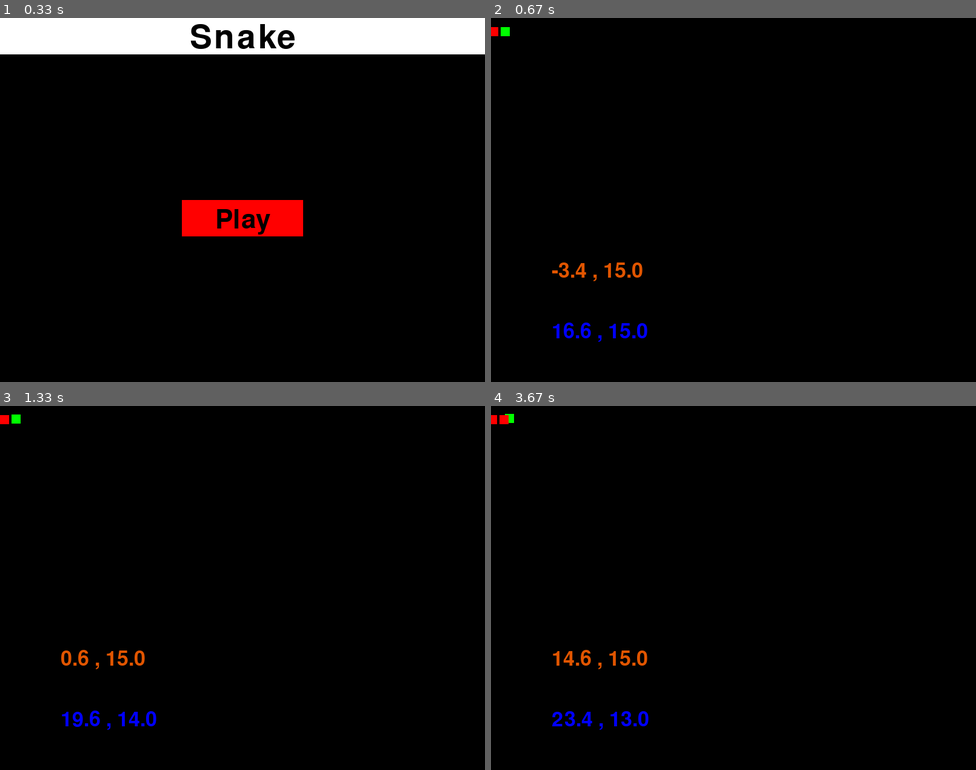
Above: before the commit, frames 1-4 (two rows, left to right).
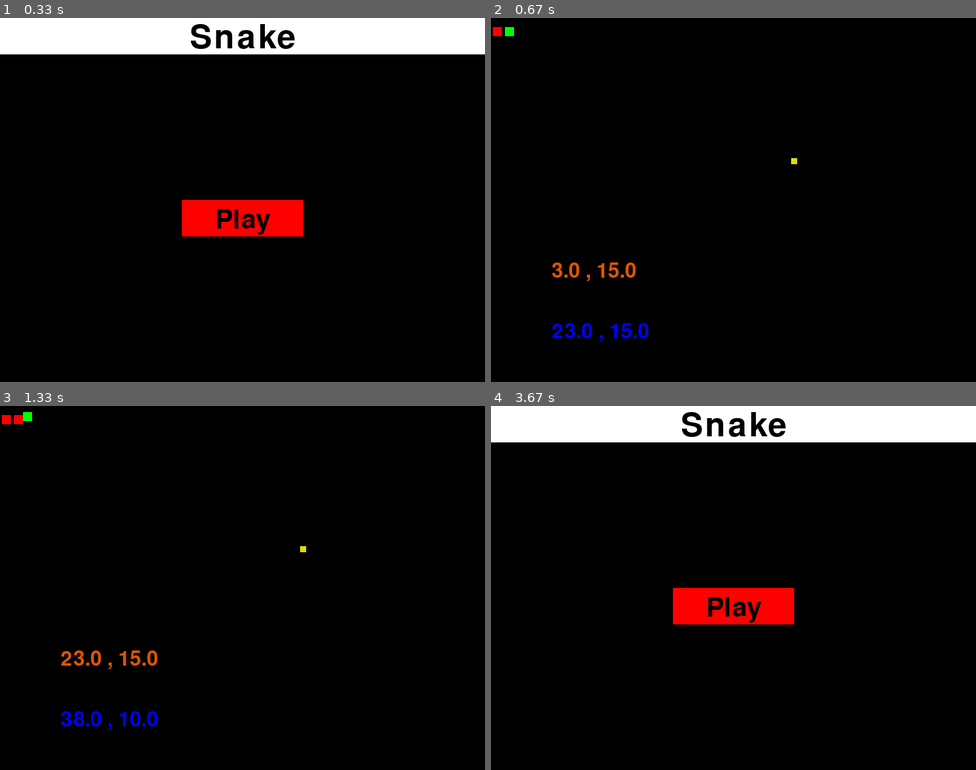
Above: after the commit, the same moments.

Repository: charlesr-245/SnakePygameTest
Game: pygame game, started from Snake/__init__.py
The game is run twice, just before and just after one commit, with the same random seed, the same clock (stepped at 60 frames per second) and the same inputs.
Inputs:
- Up to frame 1 (0.33 s): no input
- Up to frame 2 (0.67 s): click "Play" at 0.38 s
- Up to frame 3 (1.33 s): hold Up from 1.17 s (still down)
- Up to frame 4 (3.67 s): release Up at 1.63 s; hold Right 1.67-2.13 s; hold Down 2.73-3.03 s; hold Left 3.07-3.47 s; hold Up from 3.5 s (still down)

Frame 1 is identical in both runs. In frame 2, 0.8% of the frame differs, in the area x 0-64%, y 2-89%; in frame 3, 0.9%; in frame 4, 12%, in the area x 0-100%, y 0-89%.

Commit message:
Update to collection system
Still needs fixes to the snakeBody so that the new part will spawn directly behind the ahead snakeBody

Diff:
--- a/Snake/LevelObjects.py
+++ b/Snake/LevelObjects.py
@@ -47,7 +47,7 @@
         return False
 
 class Snake(object):
-    def __init__(this, color, size, parts, screen, manager):
+    def __init__(this, color, size, parts, screen, manager, collectable):
         this.manager = manager
         this.color = color
         this.size = size
@@ -58,9 +58,10 @@
         this.lastDirY = 0
         this.dirX = 1
         this.dirY = 0
-        this.speed = 0.1
+        this.speed = 0.5
         this.posToAppend = this.pos
         this.snakeHead = SnakeHead(this)
+        this.collectable = collectable
         this.posArray = [array('f'), array('f'), array('f'), array('f')] #Deprecated, used for pos display
         #this.snakeBody = [SnakeBody(this, i) for i in range(1, this.parts)]
         this.snakeBody = [SnakeBody(this,i) for i in range(1, this.parts)]
@@ -85,10 +86,20 @@
             pos = str(this.posArray[0][0]) + " , " + str(this.posArray[1][0]) + " , " + str(this.posArray[2][0]) + " , " + str(this.posArray[3][0])
             text = this.font.render(pos,1, colors.ORANGE)
             this.screen.blit(text, (200,100,0,0))'''
-
         this.snakeHead.Update(dirX,dirY)
         for i in range (1, this.parts-1):
             this.snakeBody[i].Update(this)
+        this.CheckCollectable()
+
+    def AddPart(this):
+        this.parts+=1
+        this.snakeBody.append(SnakeBody(this,this.parts))
+        this.collectable.ResetPos(this.collectable)
+
+    def CheckCollectable(this):
+        if (this.snakeHead.pos[0]>= this.collectable.pos[0] - this.collectable.size and this.snakeHead.pos[0]<= this.collectable.pos[0] + this.collectable.size):
+            if (this.snakeHead.pos[1]>= this.collectable.pos[1] - this.collectable.size and this.snakeHead.pos[1]<= this.collectable.pos[1] + this.collectable.size):
+                this.AddPart()
 
     def ResetPositions(this):
         this.pos = (this.size,this.size,this.size)
@@ -133,11 +144,16 @@
         this.dirX = snake.dirX
         this.dirY = snake.dirY
         this.speed = snake.speed
-        this.pos = (snake.pos[0]-((i-1)*(this.size+5)),snake.pos[1],this.size,this.size)
+        if (snake.snakeHead.dirX != 0):
+             this.pos = (snake.snakeHead.pos[0]-((i-1)*(this.size+5)*snake.snakeHead.dirX),snake.snakeHead.pos[1],this.size,this.size)
+        else:
+             this.pos = (snake.snakeHead.pos[0],snake.snakeHead.pos[1]-((i-1)*(this.size+5)*snake.snakeHead.dirY),this.size,this.size)
         this.font = pygame.font.Font(None,50)
         this.posArray = [array('f'), array('f'), array('f'), array('f')]
+        if (i > 5):
+            this.posArray = snake.snakeBody[i-1].posArray
         this.manager = snake.manager
-        print(this.part)
+        #print(this.part)
     def Update(this, snake):
         #snake.snakeBody.append(SnakeBody(this,8))
         if (len(this.posArray[0]) != 0):
@@ -191,6 +207,9 @@
     def __init__(this, screen):
         this.size = 10
         this.screen = screen
-        this.pos = (random.randint(0,800), random.randint(0,600),this.size,this.size)
+        this.pos = (random.randint(0,780), random.randint(0,580),this.size,this.size)
+        #this.pos = (40,40,this.size,this.size)
     def Update(this):
         pygame.draw.rect(this.screen,colors.YELLOW,this.pos)
+    def ResetPos(snake, collectable):
+        collectable.pos = (random.randint(0,780), random.randint(0,580),collectable.size,collectable.size)
--- a/Snake/Levels.py
+++ b/Snake/Levels.py
@@ -35,12 +35,13 @@
         this.screen = screen
         this.eventHandler = eventManager
         this.manager = manager
-        this.snake = Snake(colors.GREEN, 15, 5, this.screen, this.manager)
-        this.collectables = [Collectable(this.screen) for i in range(0,20)]
-        print(this.collectables[0].pos)
+        this.collectables = Collectable(this.screen)
+        this.snake = Snake(colors.GREEN, 15, 5, this.screen, this.manager, this.collectables)
+        #print(this.collectables[0].pos)
         #print(this.snake.snakeHead.pos)
     def Update(this):
         #print(this.ID)
         dirX = this.eventHandler.getXDirection()
         dirY = this.eventHandler.getYDirection()
         this.snake.Update(dirX, dirY)
+        this.collectables.Update()
